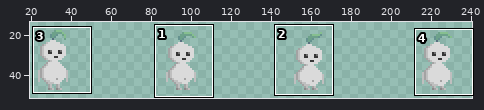
One commit to this sprite sheet: Assets/Art/Player/Player_idle_sheet.png. The first picture is a wide view before the edit; the outline marks the close-up.
Close-up. Before the commit:
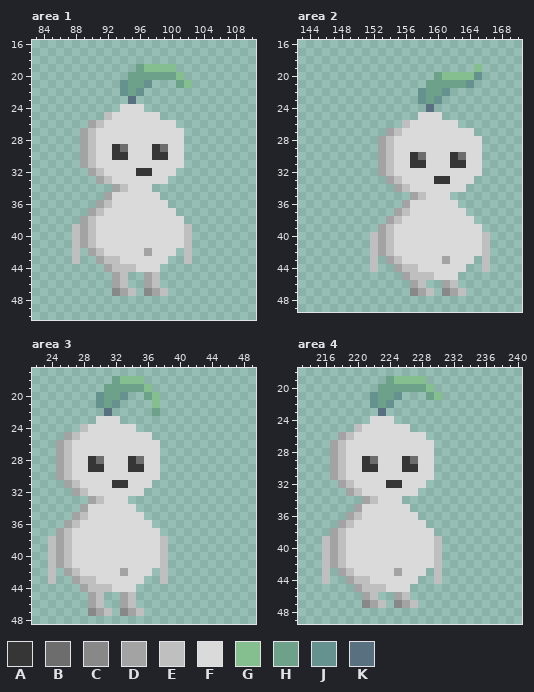
The file is 256x64 pixels. Shown: area 1: x 83..110, y 16..50; area 2: x 143..170, y 16..49; area 3: x 22..49, y 17..48; area 4: x 213..240, y 18..49. The wide view leaves out empty margins.
Palette (. is transparent): A #363636  B #6d6d6d  C #888888  D #a3a3a3  E #bfbfbf  F #dadada  G #86bf8f  H #6da18a  J #65928f  K #597080
Pixels before, area 1, first column x 88:
19 ........HGGGG..
20 .......HHHHHHG.
21 ......JHHJ...HG
22 ......JHJ......
23 .......K.......
24 ......FFF......
25 ....EFFFFFF....
26 ..DEFFFFFFFFF..
27 .DEFFFFFFFFFFF.
28 .DEFFFFFFFFFFF.
29 .DEFFABFFFABFF.
30 .DEFFAAFFFAAFF.
31 .DEFFFFFFFFFFF.
32 ..DEFFFFAAFFF..
33 ...DEFFFFFFF...
34 .....DEFFF.....
35 ....DFFFFFF....
36 ...DEFFFFFFF...
37 ..DEFFFFFFFFF..
38 .DEFFFFFFFFFFF.
39 EDEFFFFFFFFFFFE
40 EDEFFFFFFFFFFFE
41 EDEFFFFFFFFFFFE
42 E.DEFFFFFDFFF.E
43 E..DEEFFFFFF..E
44 ....DEEEFFF....
45 .....DE..DE....
46 .....DE..DE....
47 .....CDE.CDE...
Pixels before, area 2, first column x 152:
19 .............G.
20 ........HGGGGJ.
21 .......HHHHHJ..
22 ......JHHJ.....
23 ......JHJ......
24 .......K.......
25 ......FFF......
26 ....EFFFFFF....
27 ..DEFFFFFFFFF..
28 .DEFFFFFFFFFFF.
29 .DEFFFFFFFFFFF.
30 .DEFFABFFFABFF.
31 .DEFFAAFFFAAFF.
32 .DEFFFFFFFFFFF.
33 ..DEFFFFAAFFF..
34 ...DEFFFFFFF...
35 .....DEFFF.....
36 ....DFFFFFF....
37 ...DEFFFFFFF...
38 ..DEFFFFFFFFF..
39 .DEFFFFFFFFFFF.
40 EDEFFFFFFFFFFFE
41 EDEFFFFFFFFFFFE
42 EDEFFFFFFFFFFFE
43 E.DEFFFFFDFFF.E
44 E..DEEFFFFFF..E
45 ....DEEEFFF....
46 .....DE..DE....
47 .....CDE.CDE...
Pixels before, area 3, first column x 24:
18 ........HGGG...
19 .......HHHHHG..
20 ......JHHJ..HG.
21 ......JHJ....G.
22 .......K.....H.
23 ......FFF......
24 ....EFFFFFF....
25 ..DEFFFFFFFFF..
26 .DEFFFFFFFFFFF.
27 .DEFFFFFFFFFFF.
28 .DEFFABFFFABFF.
29 .DEFFAAFFFAAFF.
30 .DEFFFFFFFFFFF.
31 ..DEFFFFAAFFF..
32 ...DEFFFFFFF...
33 .....DEFFF.....
34 ....DFFFFFF....
35 ...DEFFFFFFF...
36 ..DEFFFFFFFFF..
37 .DEFFFFFFFFFFF.
38 EDEFFFFFFFFFFFE
39 EDEFFFFFFFFFFFE
40 EDEFFFFFFFFFFFE
41 EDEFFFFFFFFFFFE
42 E.DEFFFFFDFFF.E
43 E..DEEFFFFFF..E
44 ....DEEEFFF....
45 .....DE..DE....
46 .....DE..DE....
47 .....CDE.CDE...
Pixels before, area 4, first column x 216:
19 ........HGGGG..
20 .......HHHHHHG.
21 ......JHHJ...HG
22 ......JHJ......
23 .......K.......
24 ......FFF......
25 ....EFFFFFF....
26 ..DEFFFFFFFFF..
27 .DEFFFFFFFFFFF.
28 .DEFFFFFFFFFFF.
29 .DEFFABFFFABFF.
30 .DEFFAAFFFAAFF.
31 .DEFFFFFFFFFFF.
32 ..DEFFFFAAFFF..
33 ...DEFFFFFFF...
34 .....DEFFF.....
35 ....DFFFFFF....
36 ...DEFFFFFFF...
37 ..DEFFFFFFFFF..
38 .DEFFFFFFFFFFF.
39 EDEFFFFFFFFFFFE
40 EDEFFFFFFFFFFFE
41 EDEFFFFFFFFFFFE
42 EDEFFFFFFFFFFFE
43 E.DEFFFFFDFFF.E
44 E..DEEFFFFFF..E
45 ....DEEEFFF....
46 .....DE..DE....
47 .....CDE.CDE...
After the commit:
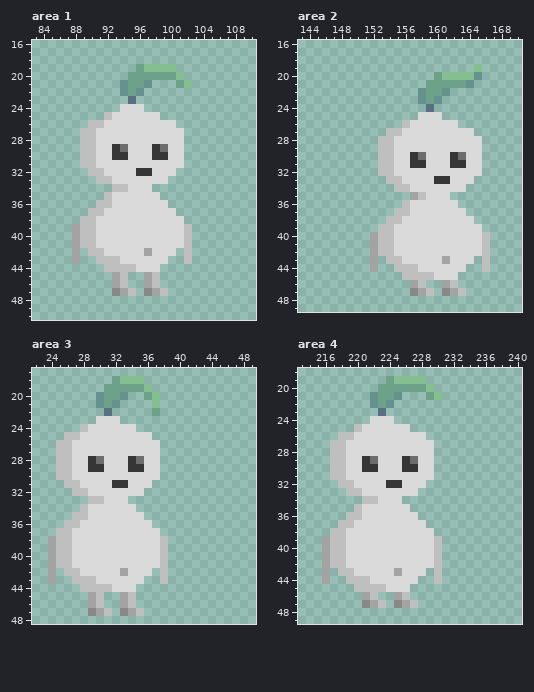
Commit message: Player_falling.anim added
The exact change:
Area 1:
Colour E gives way to colour D in rows 39 to 43 at x 88.
Colour D gives way to colour E in row 26 at x 90; in rows 27 to 31 at x 89; in row 32 at x 90; in row 33 at x 91; in row 34 at x 93; in row 35 at x 92.
Colour D gives way to colour E in row 36 at x 91; in row 37 at x 90; in rows 38 to 41 at x 89; in row 42 at x 90; in row 43 at x 91; in row 44 at x 92.
Area 2:
Colour E gives way to colour D in rows 40 to 44 at x 152.
Colour D gives way to colour E in row 27 at x 154; in rows 28 to 32 at x 153; in row 33 at x 154; in row 34 at x 155; in row 36 at x 156; in row 37 at x 155.
Colour D gives way to colour E in row 38 at x 154; in rows 39 to 42 at x 153; in row 43 at x 154; in row 44 at x 155; in row 45 at x 156.
Area 3:
Colour E gives way to colour D in rows 38 to 43 at x 24.
Colour D gives way to colour E in row 25 at x 26; in rows 26 to 30 at x 25; in row 31 at x 26; in row 32 at x 27; in row 33 at x 29; in row 34 at x 28.
Colour D gives way to colour E in row 35 at x 27; in row 36 at x 26; in rows 37 to 41 at x 25; in row 42 at x 26; in row 43 at x 27; in row 44 at x 28.
Area 4:
Colour E gives way to colour D in rows 39 to 44 at x 216.
Colour D gives way to colour E in row 26 at x 218; in rows 27 to 31 at x 217; in row 32 at x 218; in row 33 at x 219; in row 34 at x 221; in row 35 at x 220.
Colour D gives way to colour E in row 36 at x 219; in row 37 at x 218; in rows 38 to 42 at x 217; in row 43 at x 218; in row 44 at x 219; in row 45 at x 220.
